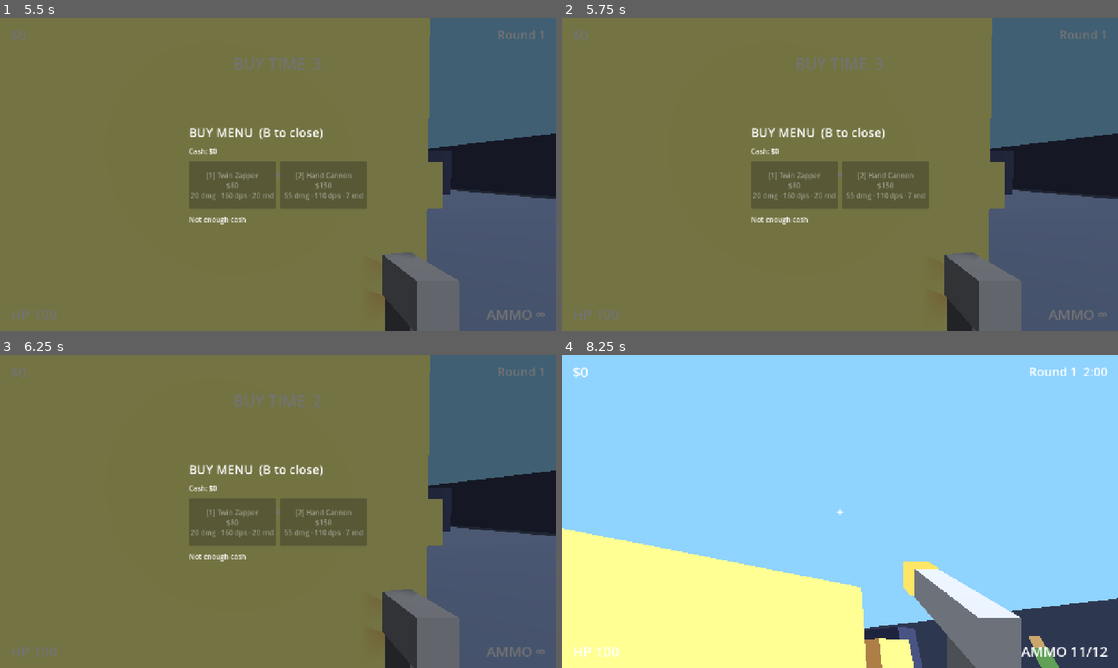
Above: before the commit, frames 1-4 (two rows, left to right).
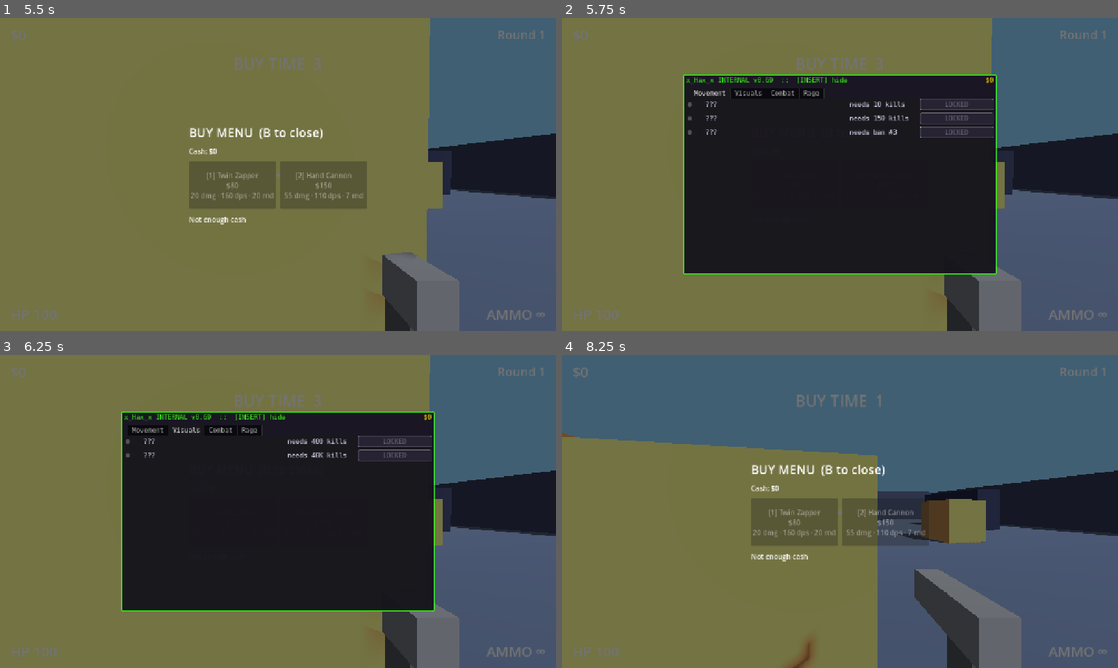
Above: after the commit, the same moments.

Repository: yeahlolnice/PixleShooterIdle
Game: Godot game, scene res://scenes/main.tscn
Same seed, same stepped clock (60 frames per second), same inputs: the game is played once before the commit and once after it.
Inputs (mouse positions are in pixels of both pictures, inside the frame that each line leads up to):
- Up to frame 1 (5.5 s): tap Enter at 0.5 s; move the mouse to (305, 174) at 0.52 s; hold Space (jump) 0.53-1.28 s; hold W (move_forward) 0.53-4.25 s; click (305, 174) at 0.67 s; move the mouse to (250, 174) at 1.27 s; tap T (chat) at 1.35 s; click (250, 174) at 1.42 s; tap Space (jump) at 1.52, 1.55, 1.82, 2.3, 3.02, 3.05, 3.32, 5 s; move the mouse to (289, 168) at 2.02 s; press the mouse at (289, 168) at 2.03 s; move the mouse to (272, 180) at 2.77 s; release the mouse at (272, 180) at 2.78 s; tap Shift at 2.85 s; click (272, 180) at 2.92 s; move the mouse to (316, 177) at 3.52 s; hold Space (jump) 3.53-4.25 s; tap Alt at 3.6 s; click (316, 177) at 3.67 s; tap B (buy_menu) at 4.15 s; drag from (111, 127) to (194, 96) at 4.27 s; move the mouse to (305, 174) at 5.02 s; hold S (move_back) from 5.03 s (still down); hold Space (jump) from 5.03 s (still down); tap 1 at 5.1 s; click (305, 174) at 5.17 s
- Up to frame 2 (5.75 s): keep holding S (move_back); keep holding Space (jump); tap Insert (mod_menu) at 5.65 s
- Up to frame 3 (6.25 s): release S (move_back) at 5.75 s; release Space (jump) at 5.75 s; drag from (194, 433) to (166, 527) at 5.77 s
- Up to frame 4 (8.25 s): tap Enter at 6.5 s; move the mouse to (962, 495) at 6.52 s; hold W (move_forward) 6.53-7.25 s; hold Space (jump) 6.53-7.25 s; tap T (chat) at 6.6 s; click (962, 495) at 6.67 s; tap Escape (pause) at 7.15 s; drag from (728, 527) to (812, 574) at 7.27 s; move the mouse to (895, 442) at 8.02 s; hold S (move_back) from 8.03 s (still down); hold Shift from 8.03 s (still down); click (895, 442) at 8.17 s

Frame 1 is identical in both runs. In frame 2, 36% of the frame differs, in the area x 21-79%, y 18-82%; in frame 3, 36%; in frame 4, 99%, in the area x 0-100%, y 0-100%.

Commit message:
TASK-010: mod menu overlay (Insert) with hax theme, tabs/rows from cheats.json, live prices, toggles via CheatSystem, injector bar, slow-mo; GUT tests
Co-Authored-By: Claude Opus 5.5 <noreply@anthropic.com>

Diff:
--- a/scenes/main.gd
+++ b/scenes/main.gd
@@ -47,6 +47,7 @@
 	var buy_menu: BuyMenu = load("res://ui/buy_menu/buy_menu.tscn").instantiate()
 	buy_menu.weapon_manager = player.get_node_or_null("WeaponManager")
 	ui_layer.add_child(buy_menu)
+	ui_layer.add_child(load("res://ui/mod_menu/mod_menu.tscn").instantiate())
 	rounds.start(id)
 
 
--- /dev/null
+++ b/tests/fixtures/mod_menu/cheats.json
@@ -0,0 +1,20 @@
+{
+  "cost_growth": 1.15,
+  "tabs": ["Movement", "Visuals", "Combat"],
+  "cheats": [
+    {"id": "fx_speed", "name": "FX Speed", "tab": "Movement", "order": 2, "unlock": {"kills": 5},
+     "base_cost": 10, "max_level": 3,
+     "effects": [{"key": "fx_mult", "target": "cheat", "type": "number", "from": 1.0, "to": 2.0, "curve": "linear"}]},
+    {"id": "fx_jump", "name": "FX Jump", "tab": "Movement", "order": 1, "unlock": {"kills": 0},
+     "base_cost": 5, "max_level": 2,
+     "effects": [{"key": "fx_jump", "target": "cheat", "type": "bool", "from_level": 1}]},
+    {"id": "fx_glow", "name": "FX Glow", "tab": "Visuals", "order": 3, "unlock": {"prestige": 2},
+     "base_cost": 1000, "max_level": 5,
+     "effects": [{"key": "fx_glow", "target": "cheat", "type": "bool", "from_level": 5}]}
+  ],
+  "upgrades": [
+    {"id": "fx_slots", "name": "FX Slots", "tab": "Combat", "order": 4, "unlock": {"kills": 1},
+     "base_cost": 50, "max_level": 4,
+     "effects": [{"key": "extra_bots", "target": "game", "type": "number", "from": 1, "to": 4, "curve": "linear"}]}
+  ]
+}
--- /dev/null
+++ b/tests/unit/test_mod_menu.gd
@@ -0,0 +1,142 @@
+extends GutTest
+## ModMenu: tabs/rows built from a fixture cheats.json and from the real data,
+## locked rows, live prices, toggles through CheatSystem, Insert + time scale.
+
+const FIXTURE := "res://tests/fixtures/mod_menu/cheats.json"
+const MENU_SCENE := "res://ui/mod_menu/mod_menu.tscn"
+
+var _menu: ModMenu
+var _saved: Dictionary
+var _saved_scale: float
+
+
+func before_each() -> void:
+	_saved = GameState.to_dict()
+	_saved_scale = Engine.time_scale
+	GameState.new_game()
+	CheatSystem.refresh_unlocks(false)
+	_menu = load(MENU_SCENE).instantiate()
+	add_child_autofree(_menu)
+	watch_signals(EventBus)
+
+
+func after_each() -> void:
+	_menu.close_menu()
+	Engine.time_scale = _saved_scale
+	GameState.from_dict(_saved)
+	CheatSystem.refresh_unlocks(false)
+
+
+func _fixture() -> Dictionary:
+	var data: Dictionary = JSON.parse_string(FileAccess.get_file_as_string(FIXTURE))
+	var entries: Array = []
+	for def in data["cheats"] + data["upgrades"]:
+		entries.append(CheatBase.from_def(def, float(data["cost_growth"])))
+	return {"tabs": data["tabs"], "entries": entries}
+
+
+# --- Building ---------------------------------------------------------------------
+
+func test_builds_tabs_and_rows_from_fixture() -> void:
+	var fx := _fixture()
+	_menu.build(fx["tabs"], fx["entries"])
+	assert_eq(Array(_menu.tab_names()), ["Movement", "Visuals", "Combat"])
+	assert_eq(_menu.row_count(), 4)
+	assert_eq(Array(_menu.row_ids("Movement")), ["fx_jump", "fx_speed"], "rows sorted by order")
+	assert_eq(Array(_menu.row_ids("Visuals")), ["fx_glow"])
+	assert_eq(Array(_menu.row_ids("Combat")), ["fx_slots"], "upgrades get rows too")
+
+
+func test_fixture_rows_unknown_to_cheat_system_show_locked_requirement() -> void:
+	var fx := _fixture()
+	_menu.build(fx["tabs"], fx["entries"])
+	assert_eq(_menu.row("fx_speed")["name"].text, "???")
+	assert_eq(_menu.row("fx_speed")["level"].text, "needs 5 kills")
+	assert_eq(_menu.row("fx_glow")["level"].text, "needs ban #2")
+	assert_true(_menu.row("fx_glow")["button"].disabled)
+
+
+func test_real_data_builds_every_cheat_and_server_slots_on_rage() -> void:
+	assert_eq(Array(_menu.tab_names()), DataRegistry.cheat_tabs())
+	assert_eq(_menu.row_count(), DataRegistry.cheats().size() + DataRegistry.cheat_upgrades().size())
+	assert_true(_menu.row_ids("Rage").has(CheatSystem.SERVER_SLOTS_ID))
+	for c in DataRegistry.cheats():
+		assert_true(_menu.row_ids(c["tab"]).has(c["id"]), "%s on tab %s" % [c["id"], c["tab"]])
+
+
+# --- Locks, prices, toggles (real CheatSystem) -----------------------------------
+
+func test_locked_cheat_shows_requirement_then_unlocks() -> void:
+	var r := _menu.row("god_mode")
+	assert_eq(r["name"].text, "???")
+	assert_eq(r["level"].text, "needs ban #1")
+	var speed: CheatBase = CheatSystem.get_cheat("speed_hack")
+	assert_eq(_menu.row("speed_hack")["level"].text, ModMenu.requirement_text(speed))
+	GameState.lifetime_kills = speed.unlock_kills
+	CheatSystem.refresh_unlocks()
+	assert_eq(_menu.row("speed_hack")["name"].text, speed.display_name, "refreshes on cheat_unlocked")
+
+
+func test_purchase_and_upgrade_update_price_live() -> void:
+	var speed: CheatBase = CheatSystem.get_cheat("speed_hack")
+	GameState.lifetime_kills = speed.unlock_kills
+	CheatSystem.refresh_unlocks(false)
+	_menu.refresh()
+	var button: Button = _menu.row("speed_hack")["button"]
+	assert_true(button.disabled, "too poor")
+	GameState.add_cash(speed.cost(0) + speed.cost(1))
+	assert_false(button.disabled, "cash_changed refreshes")
+	assert_eq(button.text, "BUY $" + ModMenu.short_number(speed.cost(0)))
+	button.pressed.emit()
+	assert_eq(CheatSystem.level("speed_hack"), 1)
+	assert_eq(button.text, "UPGRADE $" + ModMenu.short_number(speed.cost(1)))
+	assert_true(_menu.is_injecting(), "fake injector bar on first purchase")
+	button.pressed.emit()
+	assert_eq(CheatSystem.level("speed_hack"), 2)
+	assert_eq(button.text, "UPGRADE $" + ModMenu.short_number(speed.cost(2)))
+	assert_true(button.disabled, "cannot afford level 3")
+	assert_eq(_menu.row("speed_hack")["level"].text, "LV 2/%d" % speed.max_level)
+
+
+func test_toggle_switch_goes_through_cheat_system() -> void:
+	var speed: CheatBase = CheatSystem.get_cheat("speed_hack")
+	GameState.lifetime_kills = speed.unlock_kills
+	CheatSystem.refresh_unlocks(false)
+	var toggle: CheckButton = _menu.row("speed_hack")["toggle"]
+	_menu.refresh()
+	assert_true(toggle.disabled, "unowned cheats cannot be toggled")
+	GameState.add_cash(speed.cost(0))
+	assert_true(CheatSystem.purchase("speed_hack"))
+	assert_true(toggle.button_pressed, "on after first purchase")
+	toggle.button_pressed = false
+	assert_false(CheatSystem.is_enabled("speed_hack"))
+	assert_signal_emitted_with_parameters(EventBus, "cheat_toggled", ["speed_hack", false])
+	toggle.button_pressed = true
+	assert_true(CheatSystem.is_enabled("speed_hack"))
+
+
+# --- Open / close ---------------------------------------------------------------
+
+func test_insert_toggles_menu_and_time_scale() -> void:
+	Engine.time_scale = 1.0
+	var press := InputEventAction.new()
+	press.action = "mod_menu"
+	press.pressed = true
+	_menu._input(press)
+	assert_true(_menu.is_open())
+	assert_almost_eq(Engine.time_scale, float(DataRegistry.economy()["mod_menu_time_scale"]), 0.0001)
+	assert_signal_emitted_with_parameters(EventBus, "menu_toggled", [ModMenu.MENU_ID, true])
+	_menu._input(press)
+	assert_false(_menu.is_open())
+	assert_almost_eq(Engine.time_scale, 1.0, 0.0001)
+	assert_signal_emitted_with_parameters(EventBus, "menu_toggled", [ModMenu.MENU_ID, false])
+
+
+func test_short_number() -> void:
+	assert_eq(ModMenu.short_number(0), "0")
+	assert_eq(ModMenu.short_number(999.9), "999")
+	assert_eq(ModMenu.short_number(1000), "1K")
+	assert_eq(ModMenu.short_number(1299), "1.2K", "rounds down")
+	assert_eq(ModMenu.short_number(1300), "1.3K")
+	assert_eq(ModMenu.short_number(-1500), "-1.5K")
+	assert_eq(ModMenu.short_number(6000000), "6M")
--- /dev/null
+++ b/ui/mod_menu/mod_menu.gd
@@ -0,0 +1,319 @@
+class_name ModMenu
+extends Control
+## In-match mod menu (the cheat shop), toggled with the mod_menu action (Insert)
+## at any time. Styled as a sketchy injected cheat menu (ui/theme/hax_theme.gd).
+## Tabs and rows are built from cheats.json via CheatSystem; every row shows a
+## toggle switch, level, price and buy/upgrade button, or "???" plus the unlock
+## requirement while locked. Server Slots (an upgrade) sits on its own tab row.
+##
+## All rules live in CheatSystem: this script only reads its queries and calls
+## purchase() / set_enabled(). While open, Engine.time_scale drops to
+## economy.json "mod_menu_time_scale" and the previous value is restored on close.
+##
+## Tests can call build(tabs, entries) with CheatBase entries from a fixture.
+
+const MENU_ID := &"mod_menu"
+const PANEL_SIZE := Vector2(720, 460)
+## Cosmetic length of the fake injector bar (real seconds, ignores time scale).
+const INJECT_SECONDS := 1.2
+const NUMBER_SUFFIXES := ["", "K", "M", "B", "T", "Qa", "Qi", "Sx", "Sp", "Oc", "No", "Dc"]
+
+var _tabs: TabContainer
+var _cash_label: Label
+var _inject_panel: PanelContainer
+var _inject_label: Label
+var _inject_bar: ProgressBar
+var _inject_tween: Tween
+var _rows: Dictionary = {}          # id -> {cheat, tab, toggle, name, level, button}
+var _tab_pages: Dictionary = {}     # tab name -> VBoxContainer
+var _saved_time_scale := 1.0
+
+
+func _ready() -> void:
+	visible = false
+	process_mode = Node.PROCESS_MODE_ALWAYS
+	set_anchors_preset(Control.PRESET_FULL_RECT)
+	theme = HaxTheme.build()
+	_build_shell()
+	build(DataRegistry.cheat_tabs(), _system_entries())
+	EventBus.cash_changed.connect(func(_t, _d): refresh())
+	EventBus.kills_changed.connect(func(_k, _l): refresh())
+	EventBus.cheat_unlocked.connect(func(_id): refresh())
+	EventBus.cheat_toggled.connect(func(_id, _on): refresh())
+	EventBus.cheat_purchased.connect(_on_cheat_purchased)
+	EventBus.game_state_loaded.connect(refresh)
+
+
+func _exit_tree() -> void:
+	if visible:
+		Engine.time_scale = _saved_time_scale
+
+
+# --- Building ------------------------------------------------------------------
+
+func _system_entries() -> Array:
+	var entries: Array = []
+	entries.append_array(CheatSystem.cheats())
+	entries.append_array(CheatSystem.upgrades())
+	return entries
+
+
+func _build_shell() -> void:
+	var center := CenterContainer.new()
+	center.set_anchors_preset(Control.PRESET_FULL_RECT)
+	center.mouse_filter = Control.MOUSE_FILTER_IGNORE
+	add_child(center)
+	var panel := PanelContainer.new()
+	panel.custom_minimum_size = PANEL_SIZE
+	center.add_child(panel)
+	var box := VBoxContainer.new()
+	box.add_theme_constant_override("separation", 8)
+	panel.add_child(box)
+
+	var header := HBoxContainer.new()
+	box.add_child(header)
+	var title := Label.new()
+	title.text = "x_Hax_x INTERNAL v0.69  ::  [INSERT] hide"
+	title.add_theme_color_override("font_color", DataRegistry.color("neon"))
+	title.size_flags_horizontal = Control.SIZE_EXPAND_FILL
+	header.add_child(title)
+	_cash_label = Label.new()
+	_cash_label.add_theme_color_override("font_color", DataRegistry.color("cash"))
+	header.add_child(_cash_label)
+
+	_tabs = TabContainer.new()
+	_tabs.size_flags_vertical = Control.SIZE_EXPAND_FILL
+	_tabs.focus_mode = Control.FOCUS_NONE
+	box.add_child(_tabs)
+
+	_inject_panel = PanelContainer.new()
+	_inject_panel.visible = false
+	box.add_child(_inject_panel)
+	var inject_box := VBoxContainer.new()
+	_inject_panel.add_child(inject_box)
+	_inject_label = Label.new()
+	inject_box.add_child(_inject_label)
+	_inject_bar = ProgressBar.new()
+	_inject_bar.custom_minimum_size = Vector2(0, 18)
+	inject_box.add_child(_inject_bar)
+
+
+## (Re)builds one tab per name in `tabs` and one row per CheatBase in `entries`
+## (cheats and upgrades), each row on its cheat's tab, sorted by order.
+func build(tabs: Array, entries: Array) -> void:
+	for child in _tabs.get_children():
+		_tabs.remove_child(child)
+		child.queue_free()
+	_rows.clear()
+	_tab_pages.clear()
+	for tab_name in tabs:
+		var scroll := ScrollContainer.new()
+		scroll.name = str(tab_name)
+		scroll.horizontal_scroll_mode = ScrollContainer.SCROLL_MODE_DISABLED
+		_tabs.add_child(scroll)
+		var page := VBoxContainer.new()
+		page.size_flags_horizontal = Control.SIZE_EXPAND_FILL
+		page.add_theme_constant_override("separation", 6)
+		scroll.add_child(page)
+		_tab_pages[str(tab_name)] = page
+	var sorted := entries.duplicate()
+	sorted.sort_custom(func(a, b): return a.order < b.order)
+	for cheat in sorted:
+		if not _tab_pages.has(cheat.tab):
+			push_warning("[ModMenu] '%s' has unknown tab '%s'" % [cheat.id, cheat.tab])
+			continue
+		_add_row(cheat)
+	refresh()
+
+
+func _add_row(cheat: CheatBase) -> void:
+	var row := HBoxContainer.new()
+	row.name = cheat.id
+	row.add_theme_constant_override("separation", 12)
+	_tab_pages[cheat.tab].add_child(row)
+	var toggle := CheckButton.new()
+	toggle.focus_mode = Control.FOCUS_NONE
+	toggle.toggled.connect(_on_toggle.bind(cheat.id))
+	row.add_child(toggle)
+	var name_label := Label.new()
+	name_label.size_flags_horizontal = Control.SIZE_EXPAND_FILL
+	row.add_child(name_label)
+	var level_label := Label.new()
+	level_label.custom_minimum_size = Vector2(150, 0)
+	row.add_child(level_label)
+	var button := Button.new()
+	button.custom_minimum_size = Vector2(170, 0)
+	button.focus_mode = Control.FOCUS_NONE
+	button.pressed.connect(_on_buy.bind(cheat.id))
+	row.add_child(button)
+	_rows[cheat.id] = {"cheat": cheat, "tab": cheat.tab, "toggle": toggle,
+		"name": name_label, "level": level_label, "button": button}
+
+
+# --- Queries (tests) -------------------------------------------------------------
+
+func tab_names() -> PackedStringArray:
+	var out := PackedStringArray()
+	for child in _tabs.get_children():
+		out.append(child.name)
+	return out
+
+
+func row_count() -> int:
+	return _rows.size()
+
+
+func row_ids(tab_name: String) -> PackedStringArray:
+	var out := PackedStringArray()
+	if _tab_pages.has(tab_name):
+		for row in _tab_pages[tab_name].get_children():
+			if not row.is_queued_for_deletion():
+				out.append(row.name)
+	return out
+
+
+## The widgets of one row: {cheat, tab, toggle, name, level, button}, or {}.
+func row(id: String) -> Dictionary:
+	return _rows.get(id, {})
+
+
+func is_open() -> bool:
+	return visible
+
+
+# --- Open / close ----------------------------------------------------------------
+
+func open_menu() -> void:
+	if visible:
+		return
+	visible = true
+	_saved_time_scale = Engine.time_scale
+	Engine.time_scale = float(DataRegistry.economy().get("mod_menu_time_scale", 1.0))
+	refresh()
+	EventBus.menu_toggled.emit(MENU_ID, true)
+
+
+func close_menu() -> void:
+	if not visible:
+		return
+	visible = false
+	Engine.time_scale = _saved_time_scale
+	EventBus.menu_toggled.emit(MENU_ID, false)
+
+
+func toggle_menu() -> void:
+	if visible:
+		close_menu()
+	else:
+		open_menu()
+
+
+func _input(event: InputEvent) -> void:
+	if event.is_action_pressed("mod_menu"):
+		toggle_menu()
+		get_viewport().set_input_as_handled()
+	elif visible and event.is_action_pressed("pause"):
+		close_menu()
+		get_viewport().set_input_as_handled()
+
+
+# --- Actions (all through CheatSystem) -------------------------------------------
+
+func _on_buy(id: String) -> void:
+	CheatSystem.purchase(id)
+	refresh()
+
+
+func _on_toggle(on: bool, id: String) -> void:
+	CheatSystem.set_enabled(id, on)
+	refresh()
+
+
+func _on_cheat_purchased(id: String, new_level: int) -> void:
+	if new_level == 1 and not CheatSystem.is_upgrade(id):
+		_play_injection(id)
+	refresh()
+
+
+## Fake injector bar on the first purchase of a cheat. Purely cosmetic: the
+## cheat is already active; the bar runs in real time despite the slow-mo.
+func _play_injection(id: String) -> void:
+	var cheat := CheatSystem.get_cheat(id)
+	_inject_label.text = "injecting %s.dll into game.exe ... bypassing anti-cheat" % (cheat.id if cheat else id)
+	_inject_bar.value = 0.0
+	_inject_panel.visible = true
+	if _inject_tween:
+		_inject_tween.kill()
+	_inject_tween = create_tween()
+	_inject_tween.set_ignore_time_scale(true)
+	_inject_tween.tween_property(_inject_bar, "value", _inject_bar.max_value, INJECT_SECONDS)
+	_inject_tween.tween_callback(func(): _inject_label.text = "%s injected. undetected (for now)" % (cheat.display_name if cheat else id))
+	_inject_tween.tween_interval(INJECT_SECONDS * 0.5)
+	_inject_tween.tween_callback(func(): _inject_panel.visible = false)
+
+
+func is_injecting() -> bool:
+	return _inject_panel.visible
+
+
+# --- Display ---------------------------------------------------------------------
+
+## Redraws every row from CheatSystem state (prices, levels, switches, locks).
+func refresh() -> void:
+	if _cash_label == null:
+		return
+	_cash_label.text = "$" + short_number(GameState.cash)
+	for id in _rows:
+		_refresh_row(_rows[id])
+
+
+func _refresh_row(r: Dictionary) -> void:
+	var cheat: CheatBase = r["cheat"]
+	var id := cheat.id
+	var toggle: CheckButton = r["toggle"]
+	var button: Button = r["button"]
+	var lvl := CheatSystem.level(id)
+	var unlocked := CheatSystem.get_cheat(id) != null and CheatSystem.is_unlocked(id)
+	if not unlocked:
+		r["name"].text = "???"
+		r["level"].text = requirement_text(cheat)
+		toggle.set_pressed_no_signal(false)
+		toggle.disabled = true
+		button.text = "LOCKED"
+		button.disabled = true
+		return
+	r["name"].text = cheat.display_name
+	r["level"].text = "LV %d/%d" % [lvl, cheat.max_level]
+	toggle.set_pressed_no_signal(CheatSystem.is_enabled(id))
+	toggle.disabled = lvl == 0 or CheatSystem.is_upgrade(id)
+	if CheatSystem.is_maxed(id):
+		button.text = "MAXED"
+		button.disabled = true
+	else:
+		button.text = "%s $%s" % ["BUY" if lvl == 0 else "UPGRADE", short_number(CheatSystem.next_cost(id))]
+		button.disabled = not CheatSystem.can_purchase(id)
+
+
+## "needs 400 kills" or "needs ban #2" from the cheat's unlock rule.
+static func requirement_text(cheat: CheatBase) -> String:
+	var req := cheat.unlock_requirement()
+	if req.has("prestige"):
+		return "needs ban #%d" % int(req["prestige"])
+	return "needs %s kills" % short_number(float(req["kills"]))
+
+
+## Short display: 950, 1.2K, 3.4M, ... (one decimal, rounded down, above 1000).
+static func short_number(value: float) -> String:
+	var v := absf(value)
+	var prefix := "-" if value < 0.0 else ""
+	if v < 1000.0:
+		return prefix + str(int(floor(v)))
+	var tier := 0
+	while v >= 1000.0 and tier < NUMBER_SUFFIXES.size() - 1:
+		v /= 1000.0
+		tier += 1
+	# Floor to one decimal so cash is never shown higher than it is.
+	var text := "%.1f" % (floor(v * 10.0 + 0.000001) / 10.0)
+	if text.ends_with(".0"):
+		text = text.left(-2)
+	return prefix + text + NUMBER_SUFFIXES[tier]
--- /dev/null
+++ b/ui/mod_menu/mod_menu.tscn
@@ -0,0 +1,12 @@
+[gd_scene load_steps=2 format=3]
+
+[ext_resource type="Script" path="res://ui/mod_menu/mod_menu.gd" id="1_mod"]
+
+[node name="ModMenu" type="Control"]
+process_mode = 3
+visible = false
+layout_mode = 3
+anchors_preset = 15
+anchor_right = 1.0
+anchor_bottom = 1.0
+script = ExtResource("1_mod")
--- /dev/null
+++ b/ui/theme/hax_theme.gd
@@ -0,0 +1,87 @@
+class_name HaxTheme
+extends RefCounted
+## Shared "sketchy injected cheat" look for the mod menu (and later menu skins):
+## monospace font, dark panel with a neon border, neon toggles and buttons.
+## Colours come from data/palette.json through DataRegistry; only sizes live here.
+
+const FONT_NAMES := ["DejaVu Sans Mono", "Consolas", "Courier New", "Liberation Mono", "monospace"]
+const FONT_SIZE := 15
+const BORDER_PX := 2
+const CORNER_PX := 2
+
+
+## Builds a fresh Theme. Cheap enough to call once per menu instance.
+static func build() -> Theme:
+	var neon := DataRegistry.color("neon")
+	var accent := DataRegistry.color("accent")
+	var bg := DataRegistry.color("ui_bg")
+	var text := DataRegistry.color("ui_text")
+
+	var theme := Theme.new()
+	var font := SystemFont.new()
+	font.font_names = PackedStringArray(FONT_NAMES)
+	theme.default_font = font
+	theme.default_font_size = FONT_SIZE
+
+	theme.set_stylebox("panel", "PanelContainer", _box(Color(bg, 0.94), neon, BORDER_PX))
+	theme.set_stylebox("panel", "Panel", _box(Color(bg, 0.94), neon, BORDER_PX))
+	theme.set_color("font_color", "Label", text)
+
+	for state in ["normal", "hover", "pressed", "disabled", "focus"]:
+		var fill := Color(bg.lightened(0.08), 1.0)
+		var border := neon
+		match state:
+			"hover":
+				fill = Color(neon, 0.18)
+			"pressed":
+				fill = Color(neon, 0.35)
+			"disabled":
+				border = Color(text, 0.25)
+			"focus":
+				fill = Color(0, 0, 0, 0)
+		var box := _box(fill, border, 1)
+		box.content_margin_left = 8
+		box.content_margin_right = 8
+		theme.set_stylebox(state, "Button", box)
+	theme.set_color("font_color", "Button", neon)
+	theme.set_color("font_hover_color", "Button", text)
+	theme.set_color("font_pressed_color", "Button", text)
+	theme.set_color("font_disabled_color", "Button", Color(text, 0.35))
+
+	# Tabs: neon underline on the selected tab.
+	var tab_sel := _box(Color(neon, 0.2), neon, 0)
+	tab_sel.border_width_bottom = BORDER_PX
+	theme.set_stylebox("tab_selected", "TabBar", tab_sel)
+	theme.set_stylebox("tab_unselected", "TabBar", _box(Color(0, 0, 0, 0), neon, 0))
+	theme.set_stylebox("tab_hovered", "TabBar", _box(Color(neon, 0.1), neon, 0))
+	theme.set_color("font_selected_color", "TabBar", neon)
+	theme.set_color("font_unselected_color", "TabBar", Color(text, 0.6))
+	theme.set_color("font_hovered_color", "TabBar", text)
+
+	# Toggle switches (CheckButton): neon when on, muted when off.
+	theme.set_color("font_color", "CheckButton", text)
+	theme.set_color("font_pressed_color", "CheckButton", neon)
+	theme.set_color("font_hover_pressed_color", "CheckButton", neon)
+	theme.set_color("font_disabled_color", "CheckButton", Color(text, 0.3))
+	for state in ["normal", "hover", "pressed", "hover_pressed", "disabled", "focus"]:
+		theme.set_stylebox(state, "CheckButton", StyleBoxEmpty.new())
+
+	var bar_bg := _box(Color(0, 0, 0, 0.6), neon, 1)
+	var bar_fill := _box(accent, accent, 0)
+	theme.set_stylebox("background", "ProgressBar", bar_bg)
+	theme.set_stylebox("fill", "ProgressBar", bar_fill)
+	theme.set_color("font_color", "ProgressBar", text)
+	return theme
+
+
+static func _box(fill: Color, border: Color, width: int) -> StyleBoxFlat:
+	var box := StyleBoxFlat.new()
+	box.bg_color = fill
+	box.border_color = border
+	box.set_border_width_all(width)
+	box.set_corner_radius_all(CORNER_PX)
+	box.content_margin_left = 6
+	box.content_margin_right = 6
+	box.content_margin_top = 4
+	box.content_margin_bottom = 4
+	return box
Not shown, added: tests/unit/test_mod_menu.gd.uid
Not shown, added: ui/mod_menu/mod_menu.gd.uid
Not shown, added: ui/theme/hax_theme.gd.uid
Not shown, changed: docs/DECISIONS.md
